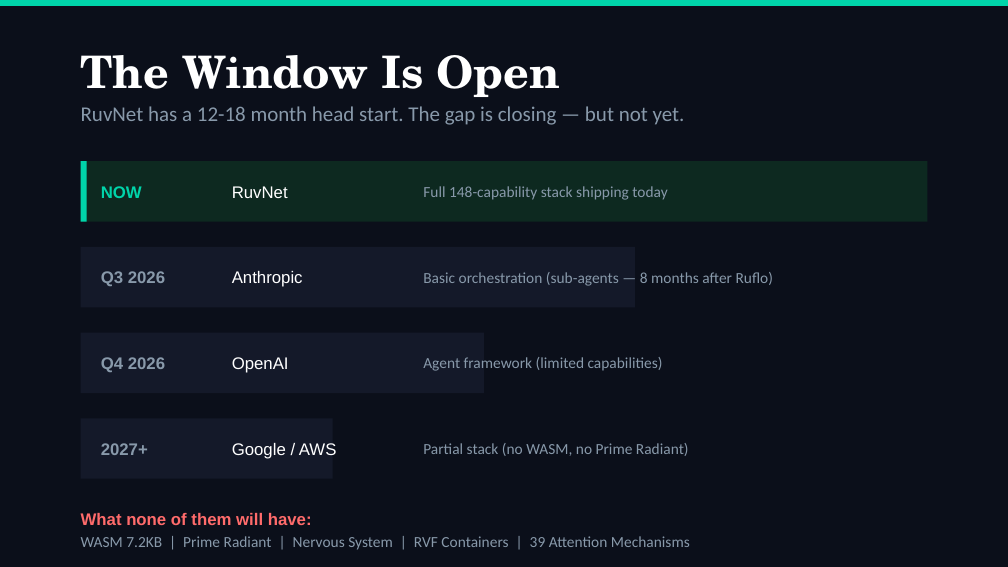
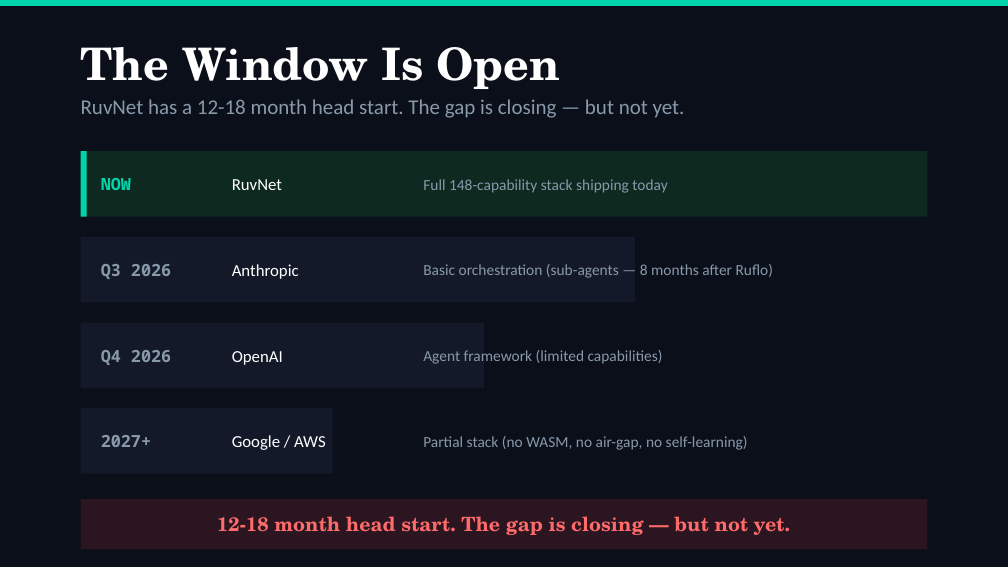
Before and after one commit to JLMA-Agentic-Ai/jlma-Ask-Ruvnet, a slide deck: slide 16 of docs/presentations/CEO-Deck-RuvNet-2026.pptx (slide 17 before the commit). Drawn at 1008x567 pixels with LibreOffice and Linux fonts; fonts in the diff are those of the drawing. Boxes give left, top, right and bottom in pixels: in the first picture for what was removed or moved away, otherwise in the second. Text is boxed around its words. In the diff, an @@ line names an element or a change of style, - is before the commit and + after.

```diff
--- a/docs/presentations/CEO-Deck-RuvNet-2026.pptx
+++ b/docs/presentations/CEO-Deck-RuvNet-2026.pptx
@@ text "The Window Is Open": place and size @@
-text "The Window Is Open" at [81,55,561,97]
+text "The Window Is Open" at [81,47,561,89]
@@ text "RuvNet has a 12-18 month ...": place and size @@
-text "RuvNet has a 12-18 month ..." at [81,106,685,125]
+text "RuvNet has a 12-18 month ..." at [81,99,685,118]
@@ rectangle: place and size @@
-rectangle at [81,161,927,222]
+rectangle at [81,151,927,217]
@@ rectangle: place and size @@
-rectangle at [81,161,87,222]
+rectangle at [81,151,87,217]
@@ text "NOW": place and size @@
-text "NOW" at [101,186,142,198]
+text "NOW" at [101,178,131,190]
@@ text "RuvNet": place and size @@
-text "RuvNet" at [232,186,288,198]
+text "RuvNet" at [232,179,282,190]
@@ text "Full 148-capability stack shipping today": place and size @@
-text "Full 148-capability stack shipping today" at [423,186,667,200]
+text "Full 148-capability stack shipping today" at [423,179,667,193]
@@ rectangle: place and size @@
-rectangle at [81,247,635,307]
+rectangle at [81,237,635,302]
@@ text "Q3 2026": place and size @@
-text "Q3 2026" at [101,271,165,286]
+text "Q3 2026" at [101,264,171,279]
@@ text "Anthropic": place and size @@
-text "Anthropic" at [232,271,303,287]
+text "Anthropic" at [232,264,299,279]
@@ text "Basic orchestration (sub-agents — 8 ...": place and size @@
-text "Basic orchestration (sub-agents — 8 ..." at [423,272,773,286]
+text "Basic orchestration (sub-agents — 8 ..." at [423,264,773,278]
@@ rectangle: place and size @@
-rectangle at [81,333,484,393]
+rectangle at [81,323,484,388]
@@ text "Q4 2026": place and size @@
-text "Q4 2026" at [101,357,165,372]
+text "Q4 2026" at [101,350,171,365]
@@ text "Agent framework (limited capabilities)": place and size @@
-text "Agent framework (limited capabilities)" at [423,357,663,371]
+text "Agent framework (limited capabilities)" at [423,350,663,364]
@@ rectangle: place and size @@
-rectangle at [81,418,333,479]
+rectangle at [81,408,333,474]
@@ font Arial to Noto Sans Mono in 4 elements at [101,350,171,365], [101,178,131,190], [101,264,171,279], [101,435,151,447] @@
@@ text "2027+": place and size @@
-text "2027+" at [101,443,148,455]
+text "2027+" at [101,435,151,447]
@@ font Arial to Calibri in 4 elements at [232,179,282,190], [232,264,299,279], [232,351,283,365], [232,435,326,450] @@
@@ text "Google / AWS": place and size @@
-text "Google / AWS" at [232,443,337,459]
+text "Google / AWS" at [232,435,326,450]
@@ text at [423,436,748,450]: text changed @@
-Partial stack (no WASM, no Prime Radiant)
+Partial stack (no WASM, no air-gap, no self-learning)
@@ rectangle: place and size @@
-rectangle at [81,513,312,525]
+rectangle at [81,499,927,549]
@@ rectangle at [81,499,927,549]: fill none to #2A1520 @@
@@ text in rectangle at [81,513,312,525]: text removed @@
-What none of them will have:
@@ text at [217,516,790,535]: text changed; size 11 to 14 pt; font Calibri to TeX Gyre Schola; text colour #8899AA to #FF6B6B; bold on @@
-WASM 7.2KB | Prime Radiant | Nervous System | RVF Containers | 39 Attention Mechanisms
+12-18 month head start. The gap is closing — but not yet.
```
Also in this commit, not shown: 14 other slides changed, 4 slides added, 4 slides removed, 3 other files.
